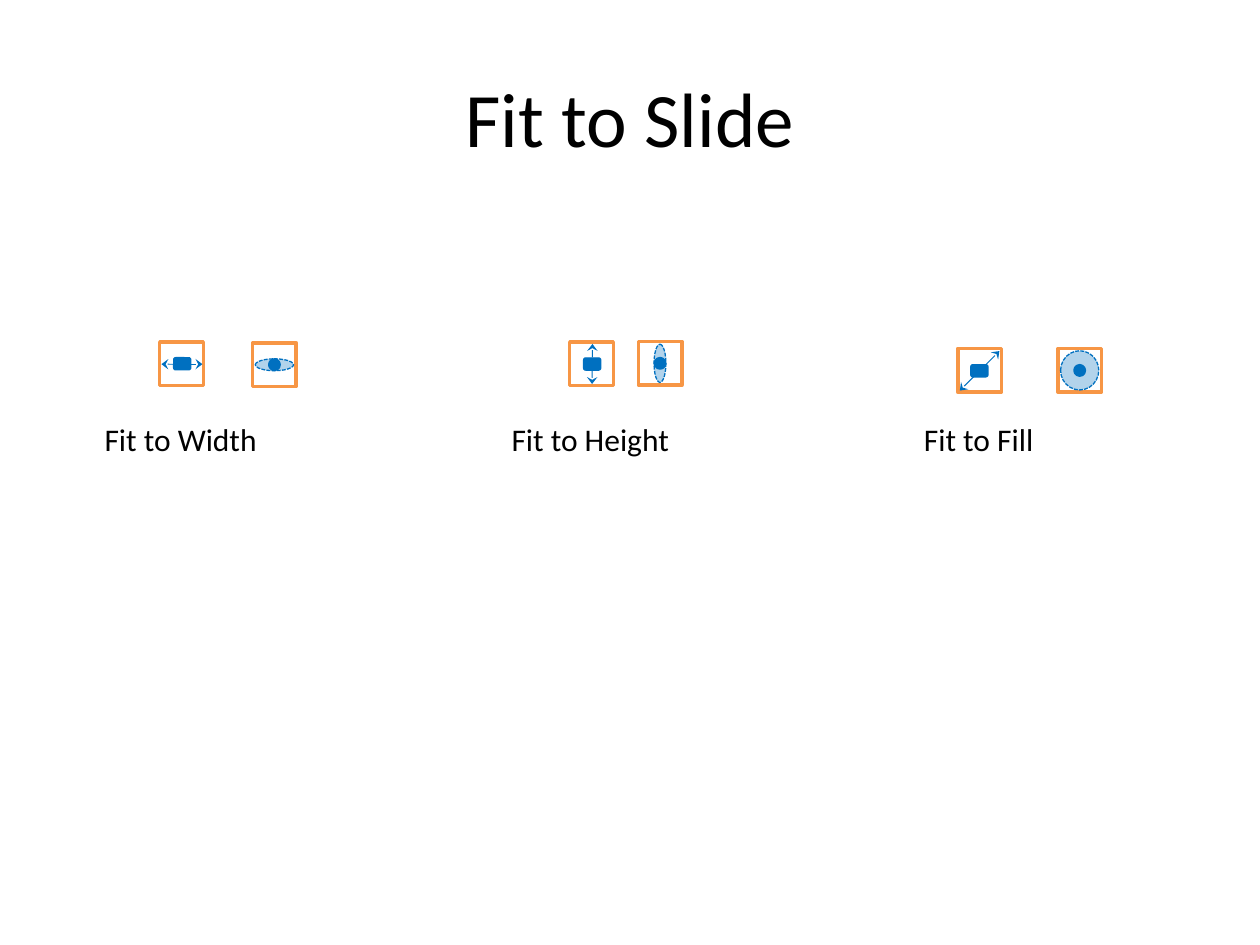
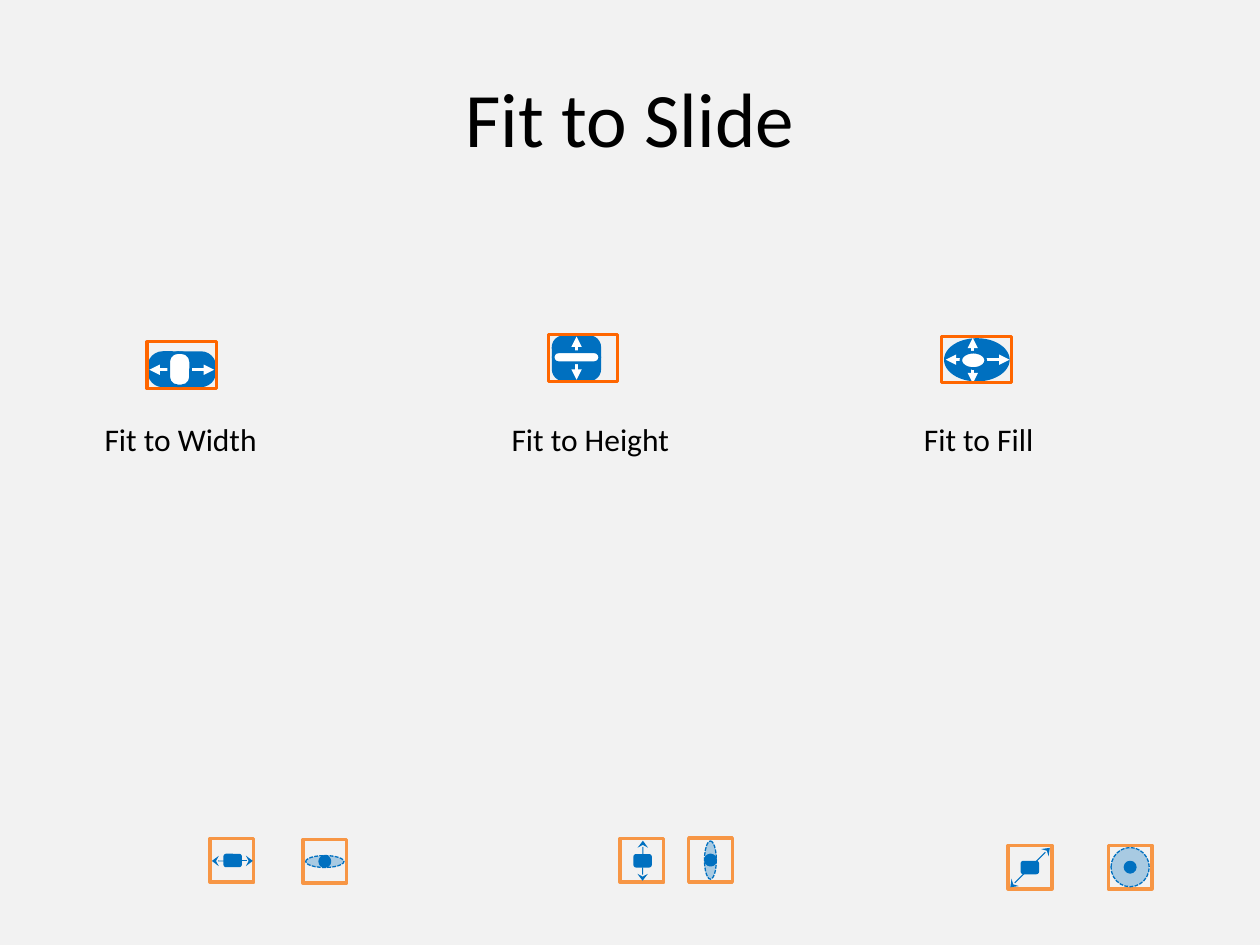
Before and after one commit to PowerPointLabs/PowerPointLabs, a slide deck: slide 4 of doc/Icons-ResizeLab.pptx (slide 5 before the commit). Drawn at 1260x945 pixels with LibreOffice and Linux fonts; fonts in the diff are those of the drawing. Boxes give left, top, right and bottom in pixels: in the first picture for what was removed or moved away, otherwise in the second. Text is boxed around its words. In the diff, an @@ line names an element or a change of style, - is before the commit and + after.

```diff
--- a/doc/Icons-ResizeLab.pptx
+++ b/doc/Icons-ResizeLab.pptx
@@ background #FFFFFF to #F2F2F2 @@
@@ group added at [147,341,217,388]: 2 rounded rectangles, 1 double arrow, 1 rectangle @@
@@ group added at [548,334,617,382]: 2 rounded rectangles, 1 double arrow, 1 rectangle @@
@@ group added at [941,336,1011,383]: 2 ellipses, 2 double arrows, 1 rectangle @@
@@ 4 arrows, 4 rectangles, 4 ellipses, 2 rounded rectangles, 1 double arrow: place and size @@
-4 arrows, 4 rectangles, 4 ellipses, 2 rounded rectangles, 1 double arrow at [161,341,1102,393]
+4 arrows, 4 rectangles, 4 ellipses, 2 rounded rectangles, 1 double arrow at [212,838,1153,890]
@@ 2 rectangles, 2 ellipses, 1 rounded rectangle: place and size @@
-2 rectangles, 2 ellipses, 1 rounded rectangle at [160,341,1099,389]
+2 rectangles, 2 ellipses, 1 rounded rectangle at [210,839,1149,887]
```
Also in this commit, not shown: 3 other slides changed, 4 slides added, 2 slides removed, 15 other files.
